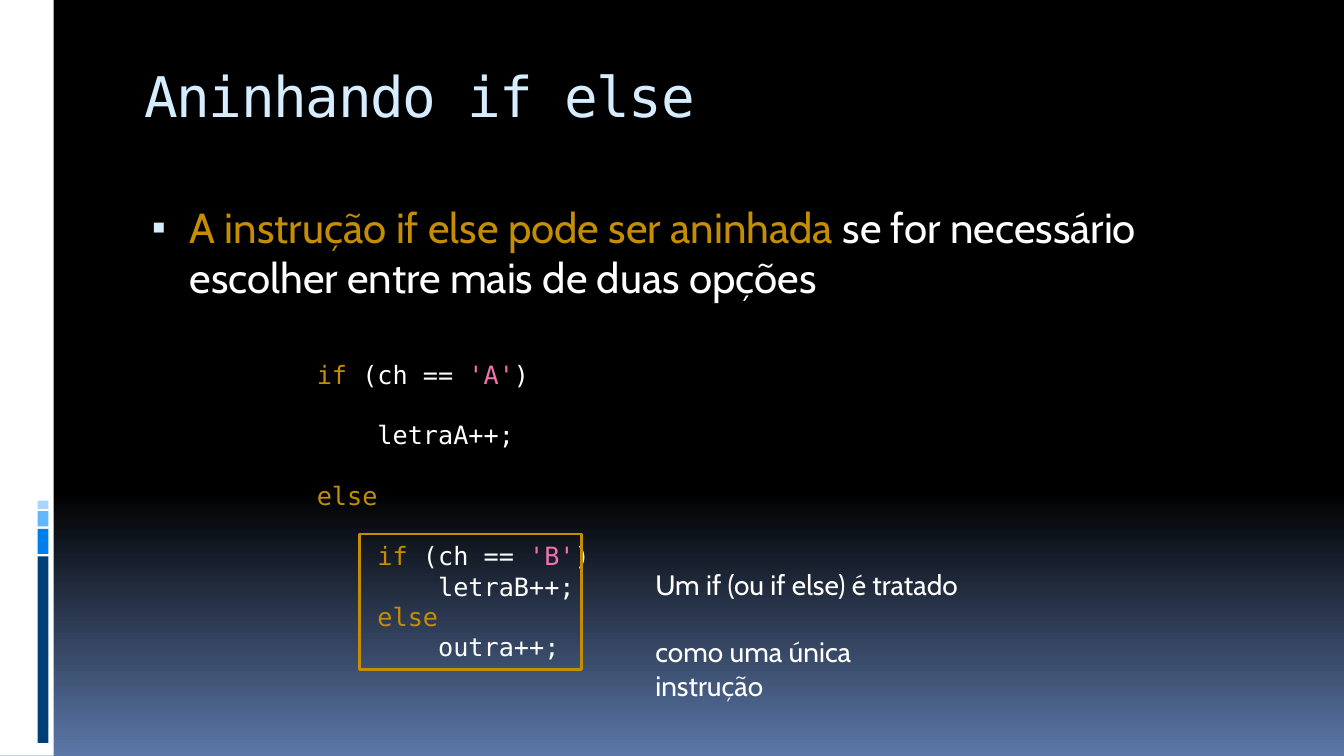
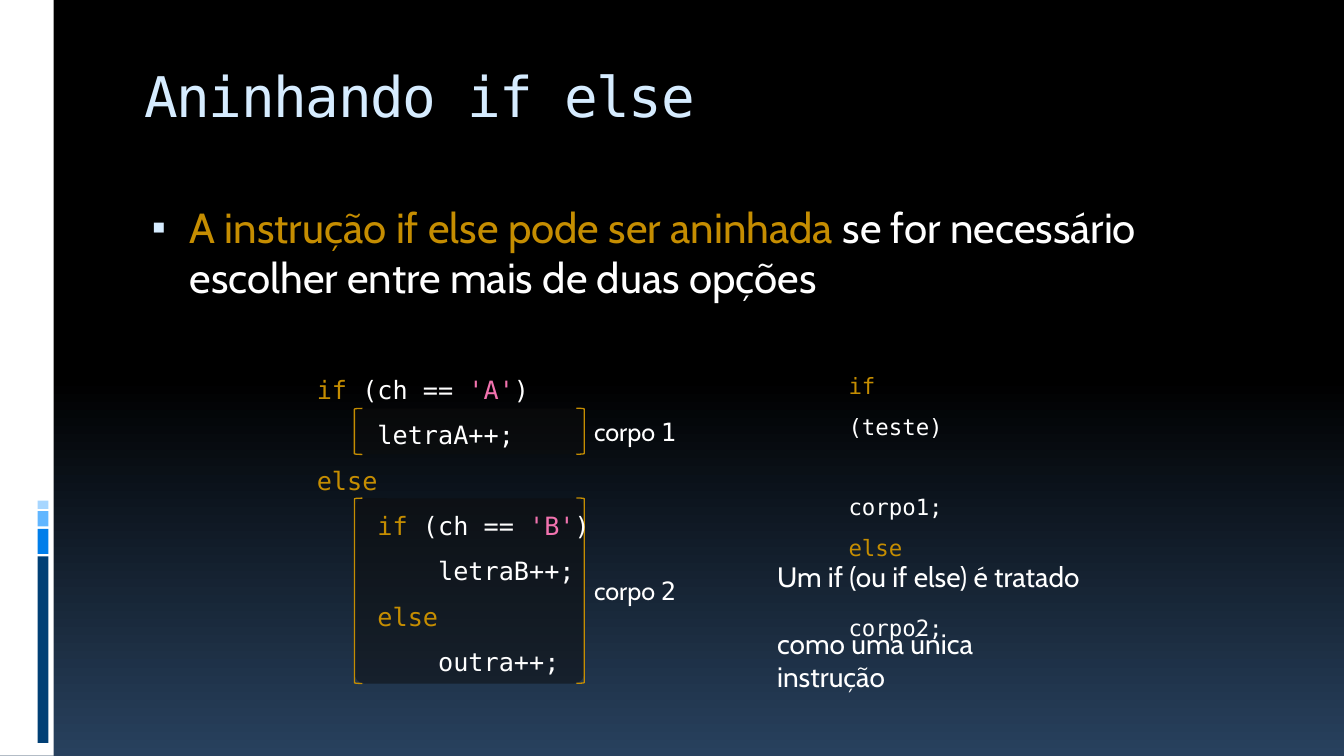
Before and after one commit to JudsonSS/ProgComp, a slide deck: slide 17 of Slides/20. Instrução de Desvio If.pptx. Drawn at 1344x756 pixels with LibreOffice and Linux fonts; fonts in the diff are those of the drawing. Boxes give left, top, right and bottom in pixels: in the first picture for what was removed or moved away, otherwise in the second. Text is boxed around its words. In the diff, an @@ line names an element or a change of style, - is before the commit and + after.

```diff
--- a/Slides/20. Instrução de Desvio If.pptx
+++ b/Slides/20. Instrução de Desvio If.pptx
@@ background gradient #000000 to #5B77A8 to gradient #000000 to #28415E @@
@@ text at (317, 380, 590, 541): text changed @@
-if (ch == 'A')
-letraA++;
-else
-if (ch == 'B')
+if (ch == 'A')
+letraA++;
+else
+if (ch == 'B')
@@ text added at (849, 377, 943, 642), 16 pt, text #FFFFFF @@
+if (teste)
+corpo1;
+else
+corpo2;
@@ rounded rectangle added at (355, 408, 585, 455), fill #0D0D0D at 50% opacity @@
@@ right bracket added at (355, 408, 363, 455), outline #C58D01 0.94 pt @@
@@ right bracket added at (577, 408, 585, 455), outline #C58D01 0.94 pt @@
@@ text added at (594, 422, 676, 447), 18 pt, text #FFFFFF @@
+corpo 1
@@ rounded rectangle: place and size @@
-rounded rectangle at (360, 534, 582, 670)
+rounded rectangle at (355, 498, 585, 684)
@@ rounded rectangle at (355, 498, 585, 684): rectangle to rounded rectangle; fill none to #0D0D0D at 50% opacity; outline #C58D01 2 pt to none @@
@@ right bracket added at (355, 498, 363, 684), outline #C58D01 0.94 pt @@
@@ right bracket added at (577, 498, 585, 684), outline #C58D01 0.94 pt @@
@@ text at (377, 560, 575, 675): line spacing 1 to 1.5 @@
@@ text "Um if (ou if else) ...": place and size @@
-text "Um if (ou if else) ..." at (655, 574, 957, 702)
+text "Um if (ou if else) ..." at (777, 566, 1079, 693)
@@ text added at (594, 581, 676, 606), 18 pt, text #FFFFFF @@
+corpo 2
```
Also in this commit, not shown: 20 other slides changed, 4 other files.
